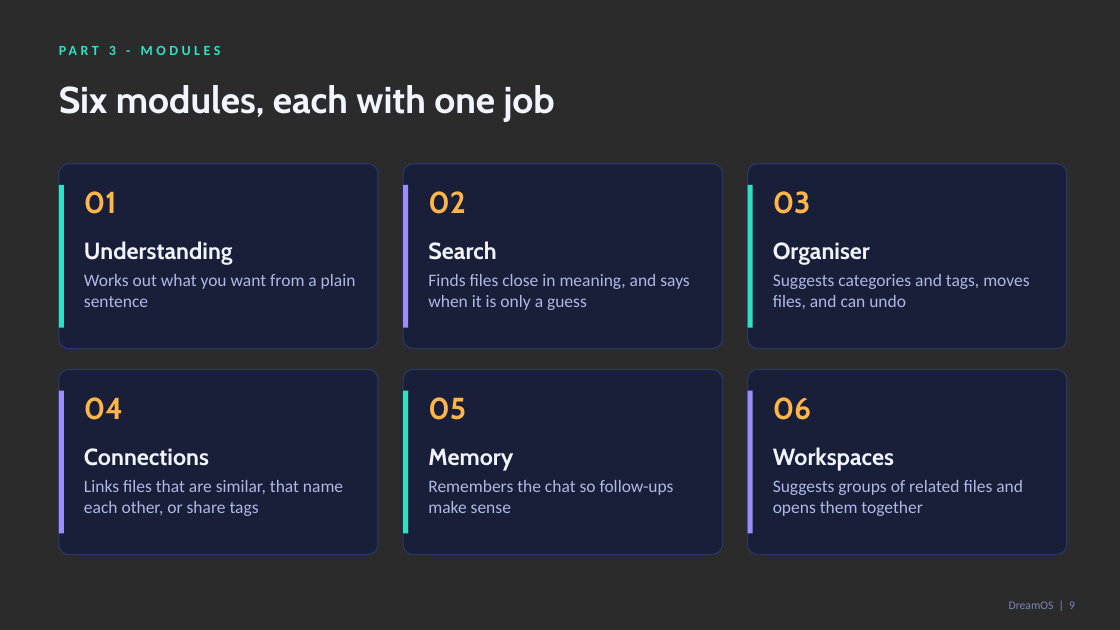
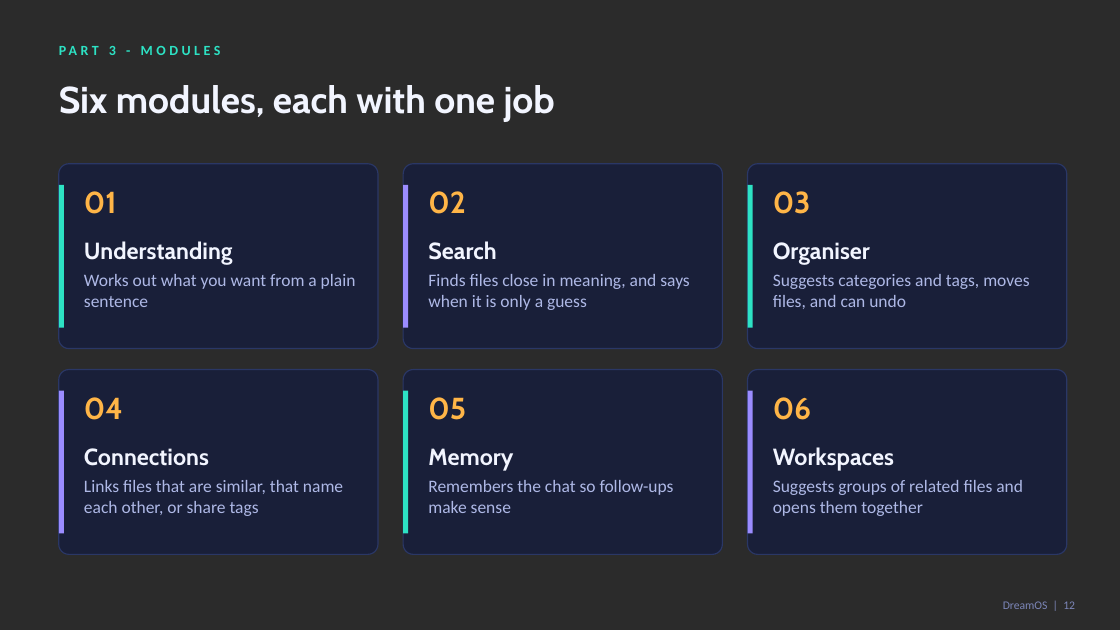
Before and after one commit to zaidwhy/dreamos-college-project, a slide deck: slide 12 of docs/deck/DreamOS-Final-Monitoring.pptx (slide 9 before the commit). Drawn at 1120x630 pixels with LibreOffice and Linux fonts; fonts in the diff are those of the drawing; background and template pictures are left out; a plain dark background stands for a picture behind light text. Boxes give left, top, right and bottom in pixels: in the first picture for what was removed or moved away, otherwise in the second. Text is boxed around its words. In the diff, an @@ line names an element or a change of style, - is before the commit and + after.

```diff
--- a/docs/deck/DreamOS-Final-Monitoring.pptx
+++ b/docs/deck/DreamOS-Final-Monitoring.pptx
@@ text at (1003,601,1075,609): text changed @@
-DreamOS | 9
+DreamOS | 12
```
Also in this commit, not shown: 14 other slides changed, 3 slides added, 1 other file.
